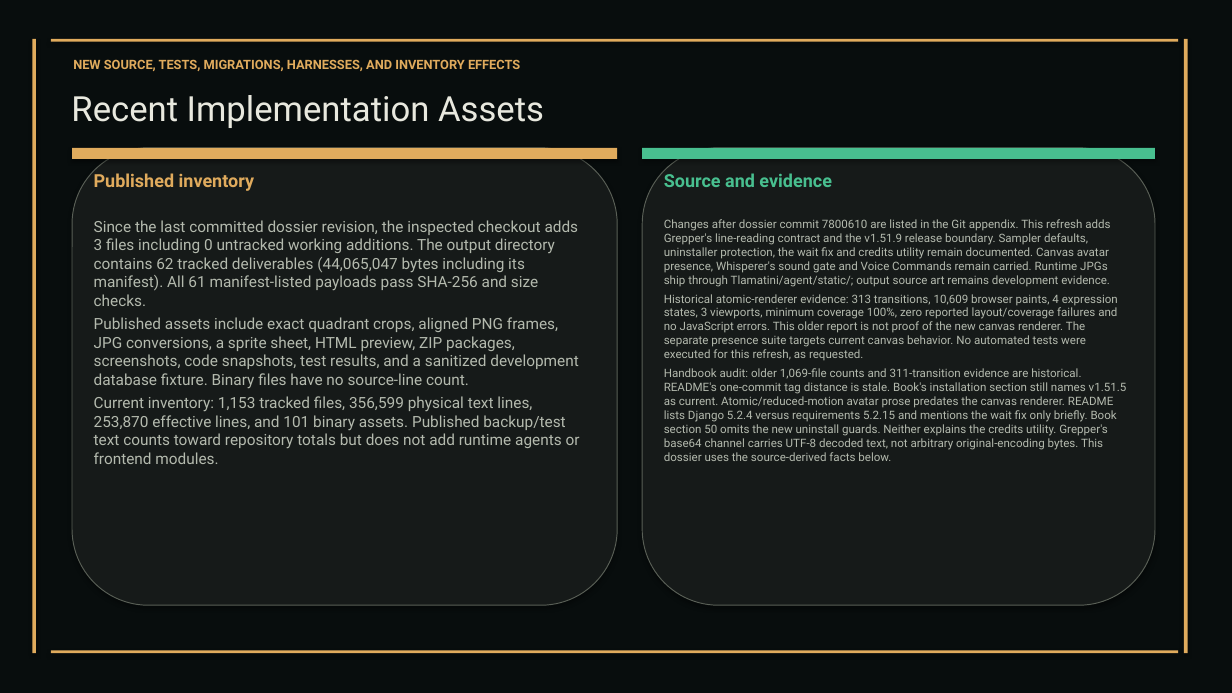
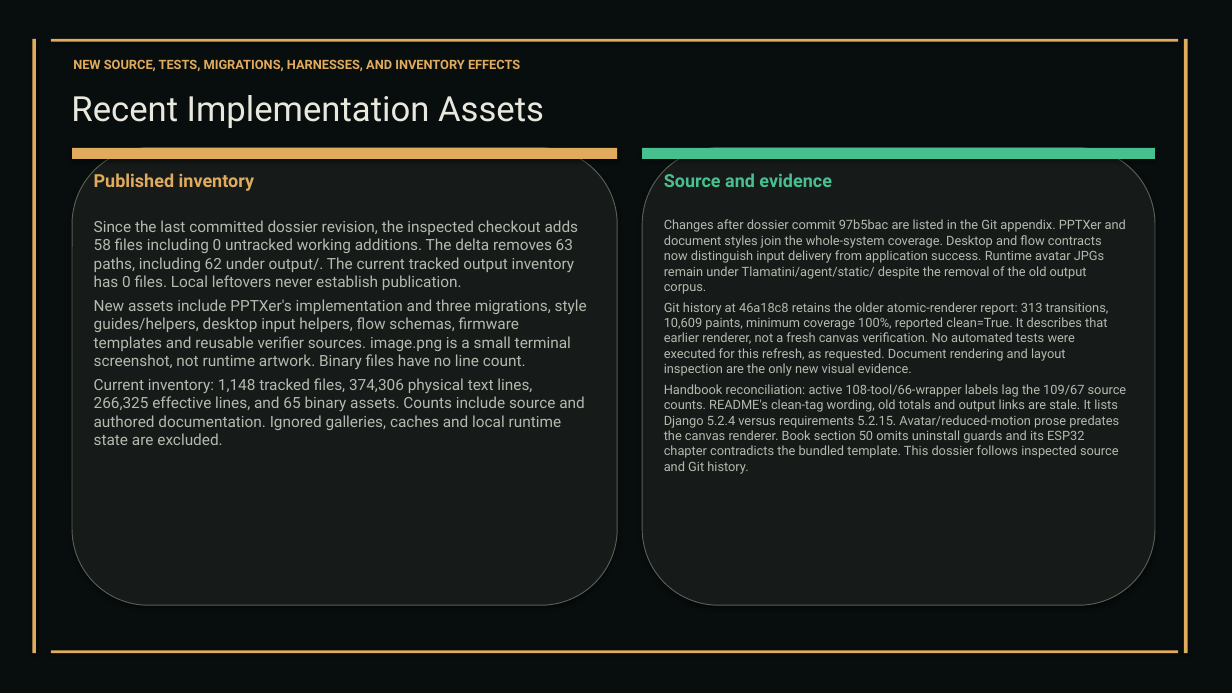
Before and after one commit to XAIHT/Tlamatini, a slide deck: slide 36 of Tlamatini_eXtended_Artificial_Intelligence_Humanly_Tempered.pptx. Drawn at 1232x693 pixels with LibreOffice and Linux fonts; fonts in the diff are those of the drawing. Boxes give left, top, right and bottom in pixels: in the first picture for what was removed or moved away, otherwise in the second. Text is boxed around its words. In the diff, an @@ line names an element or a change of style, - is before the commit and + after.

Commit message:
Updating visual documentation, by angelahack1

```diff
--- a/Tlamatini_eXtended_Artificial_Intelligence_Humanly_Tempered.pptx
+++ b/Tlamatini_eXtended_Artificial_Intelligence_Humanly_Tempered.pptx
@@ text at bbox=[94, 220, 587, 445]: text changed @@
-Since the last committed dossier revision, the inspected checkout adds 3 files including 0 untracked working additions. The output directory contains 62 tracked deliverables (44,065,047 bytes including its manifest). All 61 manifest-listed payloads pass SHA-256 and size checks.
-Published assets include exact quadrant crops, aligned PNG frames, JPG conversions, a sprite sheet, HTML preview, ZIP packages, screenshots, code snapshots, test results, and a sanitized development database fixture. Binary files have no source-line count.
-Current inventory: 1,153 tracked files, 356,599 physical text lines, 253,870 effective lines, and 101 binary assets. Published backup/test text counts toward repository totals but does not add runtime agents or frontend modules.
+Since the last committed dossier revision, the inspected checkout adds 58 files including 0 untracked working additions. The delta removes 63 paths, including 62 under output/. The current tracked output inventory has 0 files. Local leftovers never establish publication.
+New assets include PPTXer's implementation and three migrations, style guides/helpers, desktop input helpers, flow schemas, firmware templates and reusable verifier sources. image.png is a small terminal screenshot, not runtime artwork. Binary files have no line count.
+Current inventory: 1,148 tracked files, 374,306 physical text lines, 266,325 effective lines, and 65 binary assets. Counts include source and authored documentation. Ignored galleries, caches and local runtime state are excluded.
@@ text at bbox=[664, 219, 1127, 474]: text changed; size 9 to 10 pt @@
-Changes after dossier commit 7800610 are listed in the Git appendix. This refresh adds Grepper's line-reading contract and the v1.51.9 release boundary. Sampler defaults, uninstaller protection, the wait fix and credits utility remain documented. Canvas avatar presence, Whisperer's sound gate and Voice Commands remain carried. Runtime JPGs ship through Tlamatini/agent/static/; output source art remains development evidence.
-Historical atomic-renderer evidence: 313 transitions, 10,609 browser paints, 4 expression states, 3 viewports, minimum coverage 100%, zero reported layout/coverage failures and no JavaScript errors. This older report is not proof of the new canvas renderer. The separate presence suite targets current canvas behavior. No automated tests were executed for this refresh, as requested.
-Handbook audit: older 1,069-file counts and 311-transition evidence are historical. README's one-commit tag distance is stale. Book's installation section still names v1.51.5 as current. Atomic/reduced-motion avatar prose predates the canvas renderer. README lists Django 5.2.4 versus requirements 5.2.15 and mentions the wait fix only briefly. Book section 50 omits the new uninstall guards. Neither explains the credits utility. Grepper's base64 channel carries UTF-8 decoded text, not arbitrary original-encoding bytes. This dossier uses the source-derived facts below.
+Changes after dossier commit 97b5bac are listed in the Git appendix. PPTXer and document styles join the whole-system coverage. Desktop and flow contracts now distinguish input delivery from application success. Runtime avatar JPGs remain under Tlamatini/agent/static/ despite the removal of the old output corpus.
+Git history at 46a18c8 retains the older atomic-renderer report: 313 transitions, 10,609 paints, minimum coverage 100%, reported clean=True. It describes that earlier renderer, not a fresh canvas verification. No automated tests were executed for this refresh, as requested. Document rendering and layout inspection are the only new visual evidence.
+Handbook reconciliation: active 108-tool/66-wrapper labels lag the 109/67 source counts. README's clean-tag wording, old totals and output links are stale. It lists Django 5.2.4 versus requirements 5.2.15. Avatar/reduced-motion prose predates the canvas renderer. Book section 50 omits uninstall guards and its ESP32 chapter contradicts the bundled template. This dossier follows inspected source and Git history.
```
Also in this commit, not shown: 69 other slides changed, 14 slides added, 4 slides removed, 2 other files.
